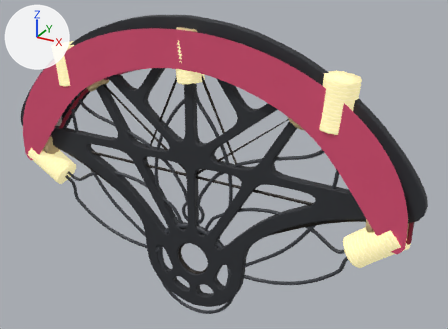
The glTF model static/models/props/fan.glb: old version first, new version second.
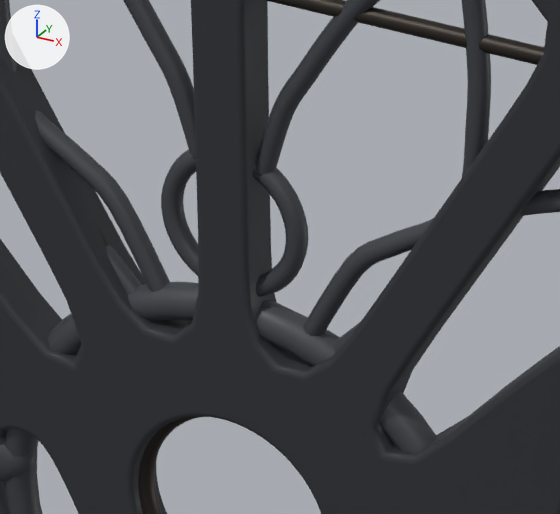
Each version is shown whole from a 50 mm lens placed at (0.337, -0.539, 0.399), pointed at (0.028, 0.023, 0.118), then close up on the part from 35% to 54% of the width and 54% to 78% of the height. Lighting does not change. The marker at upper left points along +X, +Y and +Z. The older version's two pictures come first. Where no turn or scale is listed for an object, it has been applied to the vertices. Vertices at exactly the same position are counted once.

Objects in the first close-up: 'Fan_Day_DoodleGripPlate', 'Fan_Fire_GripRing', 'Fan_Fire_WickHorizon', 'Fan_Lotus_CenterPetal_Left', 'Fan_Lotus_CenterPetal_Right', 'Fan_Lotus_FingerRing', 'Fan_Lotus_GripRing', 'Fan_Lotus_LowerInnerPetal_Left', 'Fan_Lotus_LowerInnerPetal_Right', 'Fan_Lotus_SideWeld_Left', 'Fan_Lotus_UpperInnerPetal_Left', 'Fan_Lotus_UpperInnerPetal_Right' and 1 more.
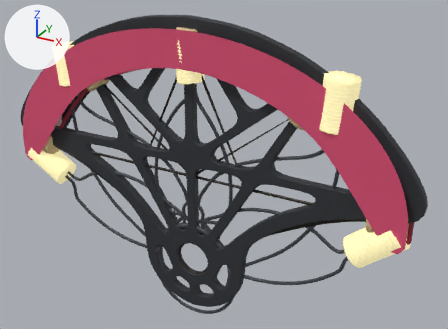
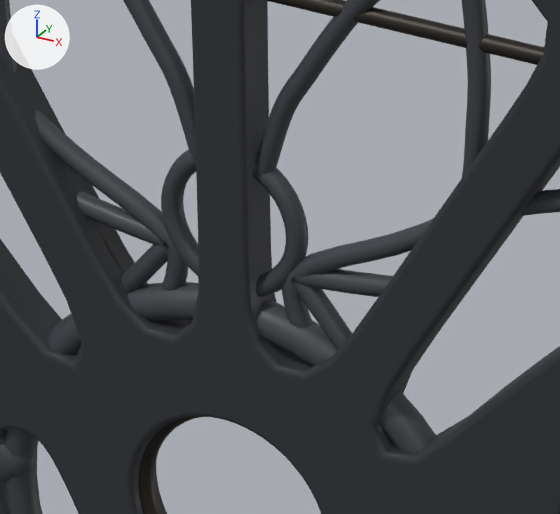
Location of each change, [x1, y1, x2, y2] in pixels of the close-ups (560 x 514 px; the box of a moved part takes in the faces that stretch with it):
'Fan_Lotus_LowerInnerPetal_Left', reshaped
    before: [35, 110, 170, 292]
    after: [35, 110, 188, 291]
'Fan_Lotus_LowerInnerPetal_Right', reshaped
    before: [303, 189, 560, 336]
    after: [282, 189, 560, 329]
'Fan_Lotus_UpperInnerPetal_Right', reshaped
    before: [333, 0, 491, 352]
    after: [292, 0, 491, 297]
'Fan_Lotus_UpperInnerPetal_Left', reshaped
    before: [0, 0, 142, 295]
    after: [0, 0, 165, 246]
'Fan_Lotus_FingerBrace_Right', added
    after: [291, 278, 352, 350]
'Fan_Lotus_FingerBrace_Left', added
    after: [122, 242, 169, 293]
part 1 of me_fan_lotus_lowerinnerpetal_left_curve, moved or reshaped
    before: [64, 133, 170, 292]
    after: [64, 134, 188, 291]
part 2 of me_fan_lotus_lowerinnerpetal_right_curve, moved or reshaped
    before: [303, 225, 418, 336]
    after: [282, 225, 418, 329]
part 3 of me_fan_lotus_upperinnerpetal_left_curve, moved or reshaped
    before: [106, 245, 142, 295]
    after: [77, 192, 165, 246]
part 4 of me_fan_lotus_upperinnerpetal_right_curve, moved or reshaped (mostly hidden before)
    before: [333, 322, 360, 352]
    after: [292, 269, 393, 297]

The change, as a diff of the scene's bpy script:
```diff
--- a/static/models/props/fan.glb.py
+++ b/static/models/props/fan.glb.py
@@ me_fan_lotus_lowerinnerpetal_left_curve @@
-me_fan_lotus_lowerinnerpetal_left_curve.from_pydata(...)  # 900 vertices, 1780 faces; spans x -0.196..-0.013, y -0.002..0.002, z 0.039..0.089
+me_fan_lotus_lowerinnerpetal_left_curve.from_pydata(...)  # 900 vertices, 1780 faces; spans x -0.196..-0.01, y -0.002..0.002, z 0.039..0.089
+# me_fan_lotus_lowerinnerpetal_left_curve part 1: 96 of 900 vertices moved; they spanned x -0.038..-0.013, y -0.002..0.002, z 0.039..0.068 and now span x -0.038..-0.01, y -0.002..0.002, z 0.039..0.068; mean shift (0.005, 0.0, -0.002); largest move (-0.023, 0.0, 0.058) -> (-0.011, 0.0, 0.054)
 me_fan_lotus_lowerinnerpetal_left_curve.materials.append(mat_tka_fan_lotus_powdercoat)
@@ me_fan_lotus_lowerinnerpetal_right_curve @@
-me_fan_lotus_lowerinnerpetal_right_curve.from_pydata(...)  # 870 vertices, 1720 faces; spans x 0.013..0.197, y -0.002..0.002, z 0.039..0.089
+me_fan_lotus_lowerinnerpetal_right_curve.from_pydata(...)  # 870 vertices, 1720 faces; spans x 0.01..0.197, y -0.002..0.002, z 0.039..0.089
+# me_fan_lotus_lowerinnerpetal_right_curve part 2: 96 of 870 vertices moved; they spanned x 0.013..0.038, y -0.002..0.002, z 0.039..0.068 and now span x 0.01..0.038, y -0.002..0.002, z 0.039..0.068; mean shift (-0.005, 0.0, -0.002); largest move (0.023, 0.0, 0.058) -> (0.011, 0.0, 0.054)
 me_fan_lotus_lowerinnerpetal_right_curve.materials.append(mat_tka_fan_lotus_powdercoat)
@@ me_fan_lotus_upperinnerpetal_left_curve @@
-me_fan_lotus_upperinnerpetal_left_curve.from_pydata(...)  # 1160 vertices, 2300 faces; spans x -0.162..-0.019, y -0.002..0.002, z 0.036..0.203
+me_fan_lotus_upperinnerpetal_left_curve.from_pydata(...)  # 1120 vertices, 2220 faces; spans x -0.162..-0.013, y -0.002..0.002, z 0.051..0.203
+# me_fan_lotus_upperinnerpetal_left_curve part 3: 55 vertices moved from x -0.042..-0.031, y -0.002..0.002, z 0.05..0.061 to x -0.043..-0.017, y -0.002..0.002, z 0.051..0.061; 58 vertices removed from x -0.042..-0.019, y -0.002..0.002, z 0.036..0.062; 18 vertices added at x -0.043..-0.013, y -0.002..0.002, z 0.051..0.061
 me_fan_lotus_upperinnerpetal_left_curve.materials.append(mat_tka_fan_lotus_powdercoat)
@@ me_fan_lotus_upperinnerpetal_right_curve @@
-me_fan_lotus_upperinnerpetal_right_curve.from_pydata(...)  # 1170 vertices, 2320 faces; spans x 0.019..0.159, y -0.002..0.002, z 0.036..0.204
+me_fan_lotus_upperinnerpetal_right_curve.from_pydata(...)  # 1130 vertices, 2240 faces; spans x 0.013..0.159, y -0.002..0.002, z 0.051..0.204
+# me_fan_lotus_upperinnerpetal_right_curve part 4: 55 vertices moved from x 0.031..0.042, y -0.002..0.002, z 0.05..0.061 to x 0.017..0.043, y -0.002..0.002, z 0.051..0.061; 58 vertices removed from x 0.019..0.042, y -0.002..0.002, z 0.036..0.062; 18 vertices added at x 0.013..0.043, y -0.002..0.002, z 0.051..0.061
 me_fan_lotus_upperinnerpetal_right_curve.materials.append(mat_tka_fan_lotus_powdercoat)
@@ ob_fan_lotus_weld_2 @@
 ob_fan_lotus_weld_2 = bpy.data.objects.new('Fan_Lotus_Weld_2', me_sphere_002)
-ob_fan_lotus_weld_2.location = (-0.02, 0.0, 0.0377)
+ob_fan_lotus_weld_2.location = (-0.013, 0.0, 0.0525)
@@ ob_fan_lotus_weld_6 @@
 ob_fan_lotus_weld_6 = bpy.data.objects.new('Fan_Lotus_Weld_6', me_sphere_006)
-ob_fan_lotus_weld_6.location = (0.02, 0.0, 0.0377)
+ob_fan_lotus_weld_6.location = (0.013, 0.0, 0.0525)
@@ ob_fan_lotus_fingerbrace_right @@
+ob_fan_lotus_fingerbrace_right = bpy.data.objects.new('Fan_Lotus_FingerBrace_Right', me_fan_lotus_fingerbrace_right_curve)  # 250 vertices, 480 faces; spans x 0.0115..0.0354, y -0.0019..0.0019, z 0.027..0.0538; in mat_tka_fan_lotus_powdercoat (dark grey #3c3f45)
+ob_fan_lotus_fingerbrace_right.location = (0.0, 0.0, 0.0)
@@ ob_fan_lotus_fingerbrace_left @@
+ob_fan_lotus_fingerbrace_left = bpy.data.objects.new('Fan_Lotus_FingerBrace_Left', me_fan_lotus_fingerbrace_left_curve)  # 250 vertices, 480 faces; spans x -0.0354..-0.0115, y -0.0019..0.0019, z 0.027..0.0538; in mat_tka_fan_lotus_powdercoat (dark grey #3c3f45)
+ob_fan_lotus_fingerbrace_left.location = (0.0, 0.0, 0.0)
```
